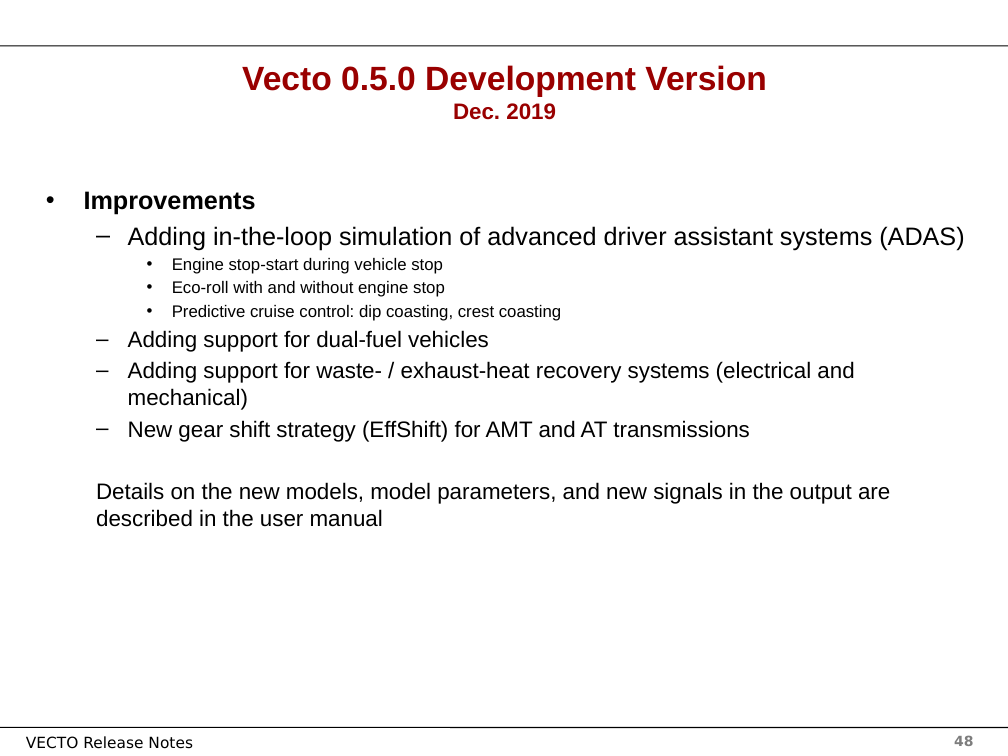
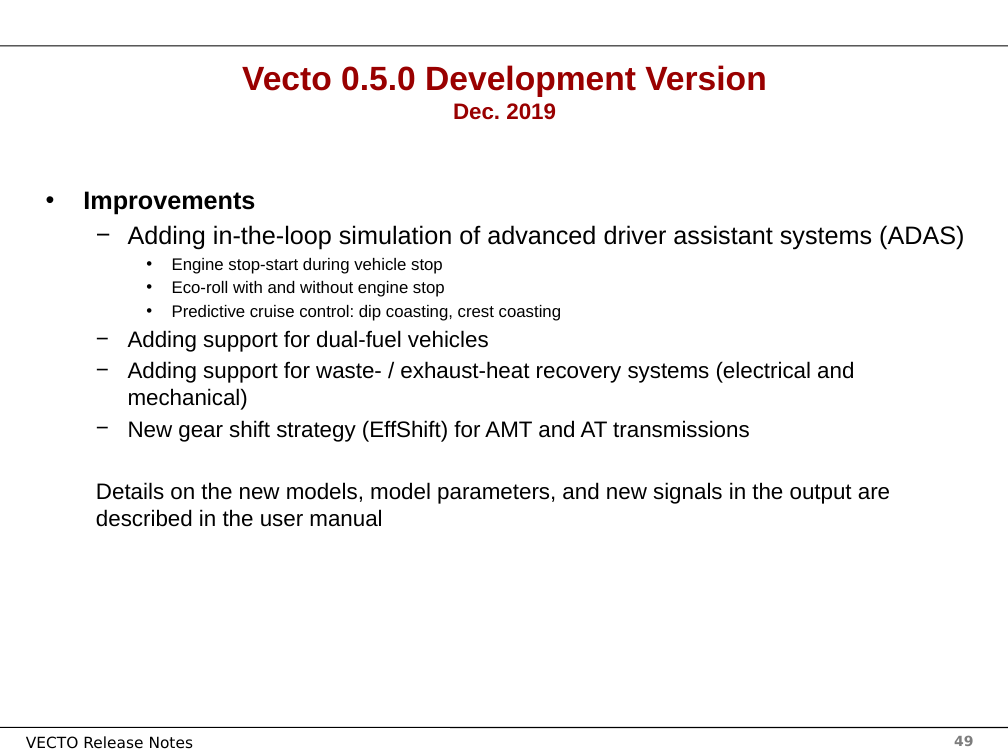
Before and after one commit to tanawadeatharva/BharatVECTO, a slide deck: slide 49 of Documentation/User Manual Source/Release Notes Vecto3.x.pptx (slide 48 before the commit). Drawn at 1008x756 pixels with LibreOffice and Linux fonts; fonts in the diff are those of the drawing; background and template pictures are left out. Boxes give left, top, right and bottom in pixels: in the first picture for what was removed or moved away, otherwise in the second. Text is boxed around its words. In the diff, an @@ line names an element or a change of style, - is before the commit and + after.

```diff
--- a/Documentation/User Manual Source/Release Notes Vecto3.x.pptx
+++ b/Documentation/User Manual Source/Release Notes Vecto3.x.pptx
@@ text "Improvements" at (x1=83, y1=191, x2=964, y2=527): bullet – to −; list level 2 to 1 in "Details on the new models, ..." @@
```
Also in this commit, not shown: 100 other slides changed, 1 slide added, 2 other files.
